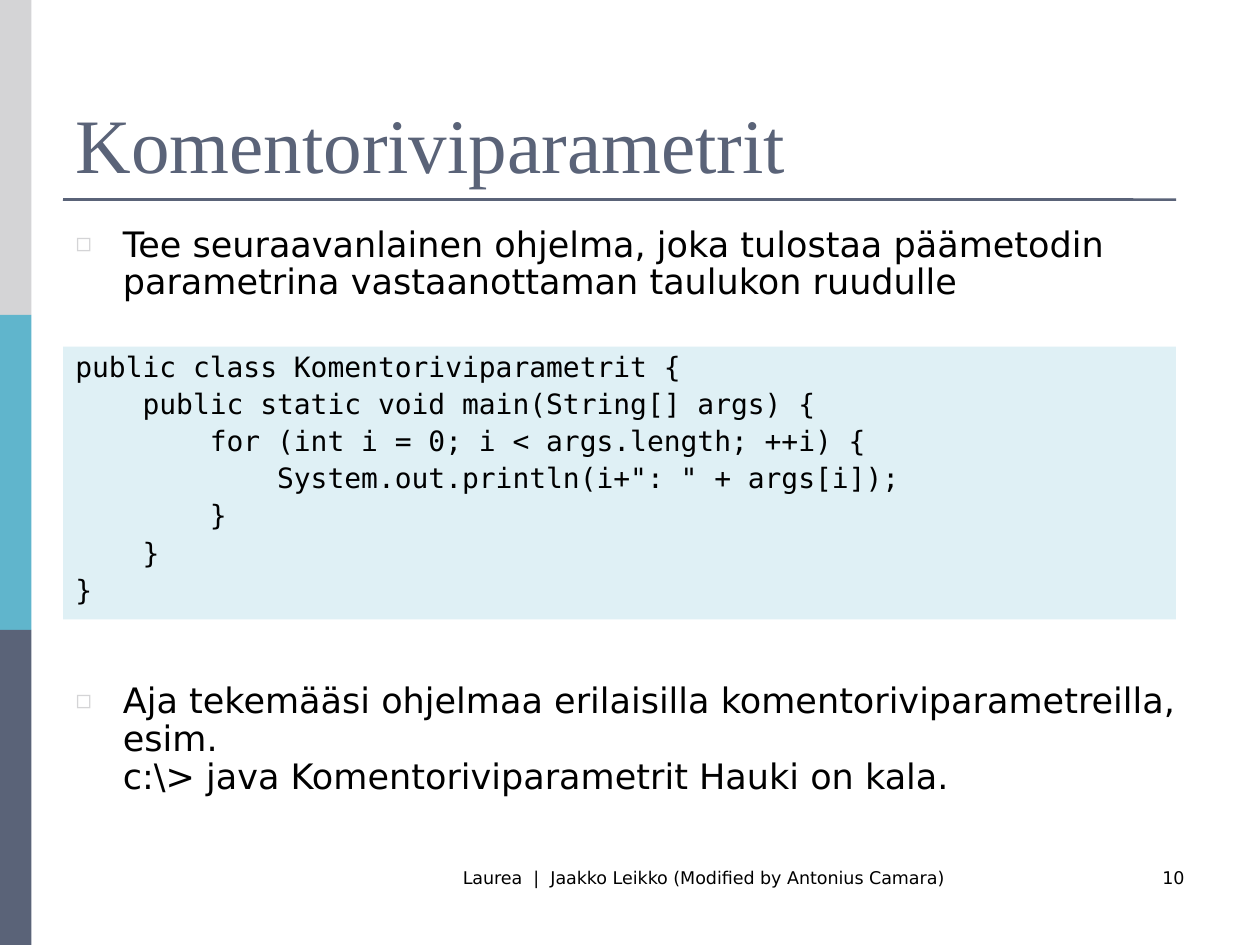
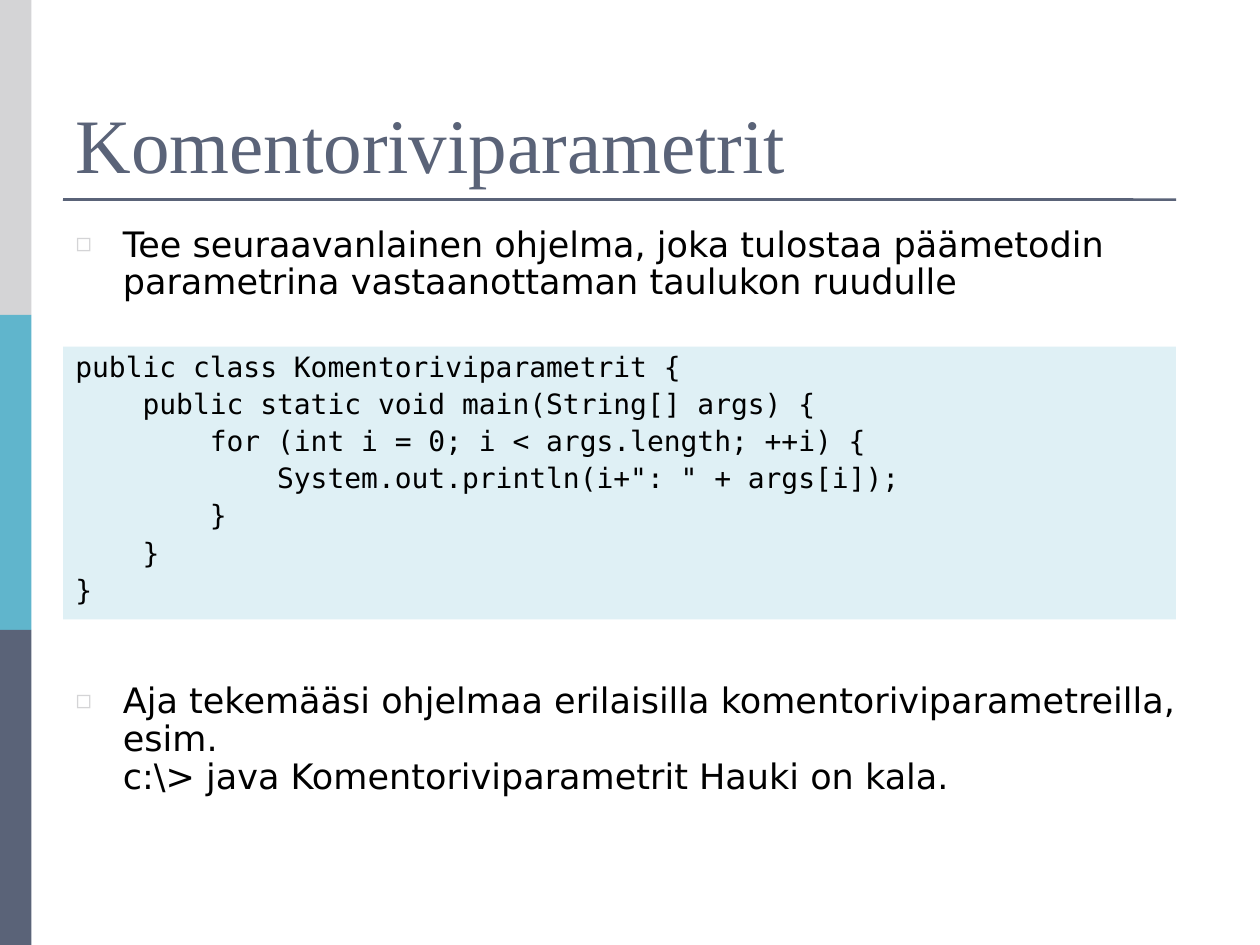
Before and after one commit to mjstenbe/OO_2017, a slide deck: slide 10 of Lecture materials (Antonius)/R0027_Luento-7-Taulukot.ppt. Drawn at 1260x945 pixels with LibreOffice and Linux fonts; fonts in the diff are those of the drawing. Boxes give left, top, right and bottom in pixels: in the first picture for what was removed or moved away, otherwise in the second. Text is boxed around its words. In the diff, an @@ line names an element or a change of style, - is before the commit and + after.

```diff
--- a/Lecture materials (Antonius)/R0027_Luento-7-Taulukot.ppt
+++ b/Lecture materials (Antonius)/R0027_Luento-7-Taulukot.ppt
@@ text removed at (x1=463, y1=871, x2=944, y2=888) @@
-Laurea | Jaakko Leikko (Modified by Antonius Camara)
@@ page number removed at (x1=1162, y1=871, x2=1184, y2=885) @@
-10
```
Also in this commit, not shown: 16 other slides changed, 5 other files.
